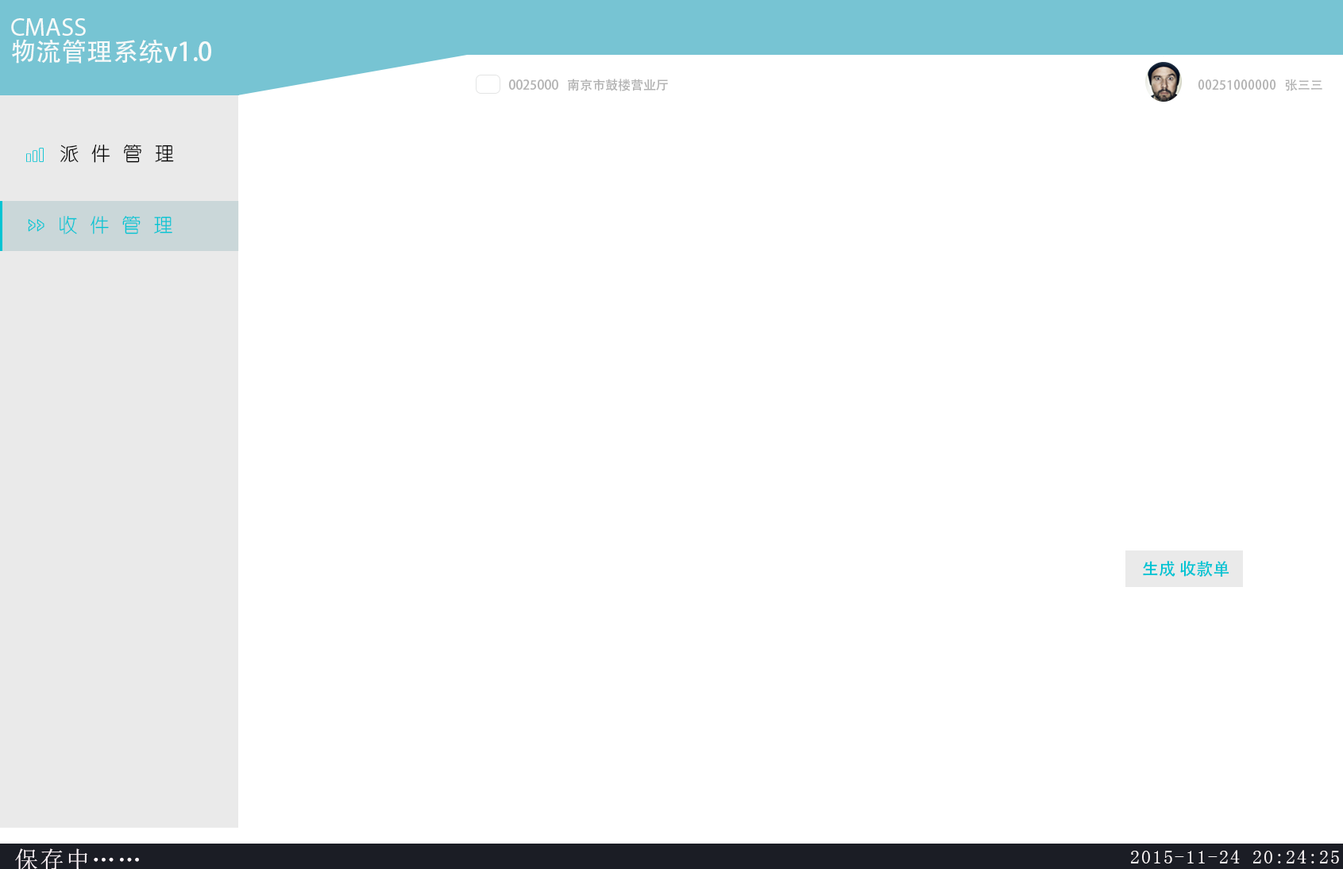
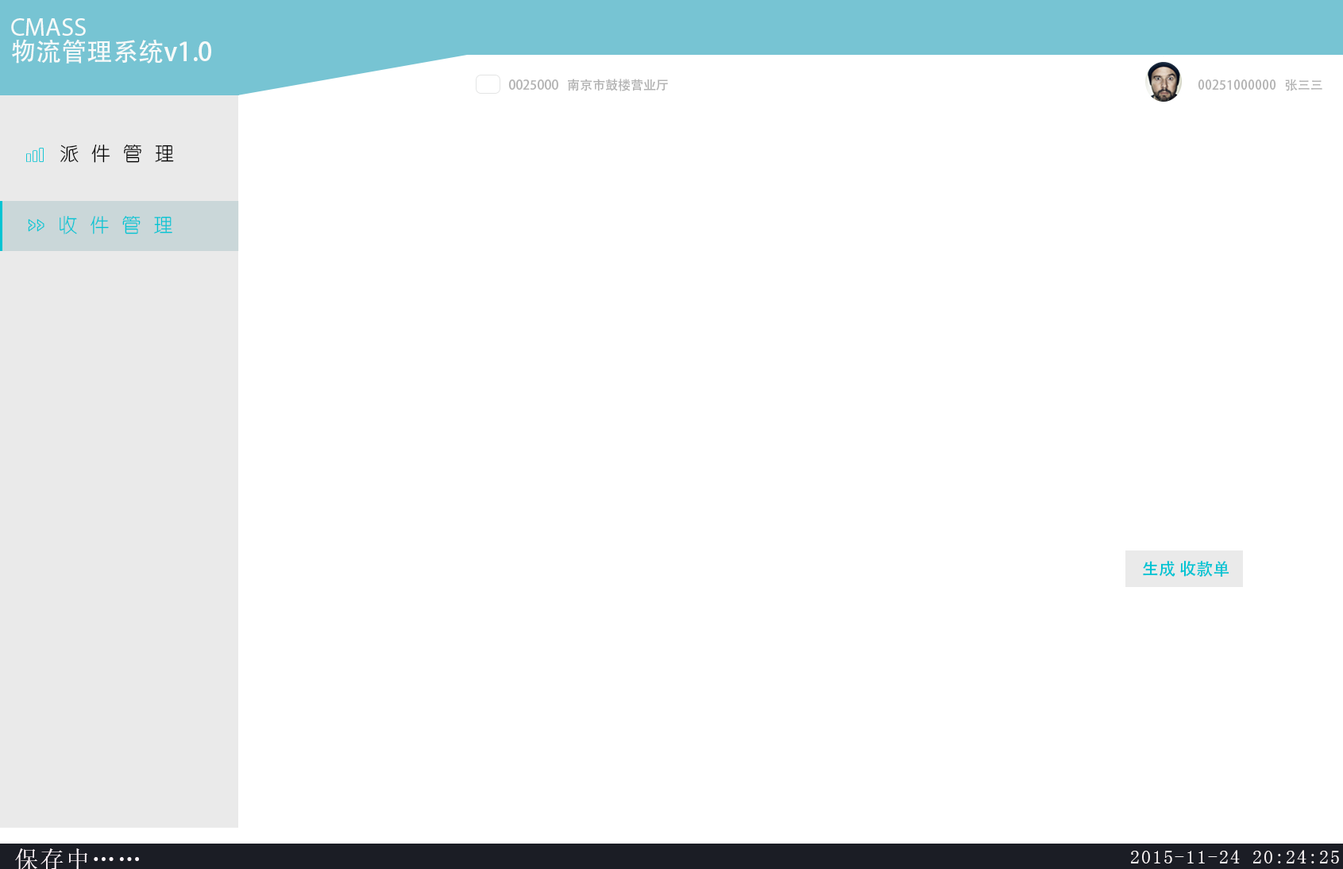
Layer changes from the first (1343, 869) image to the second:
painted on "保存中……" over [15,848,140,869]
